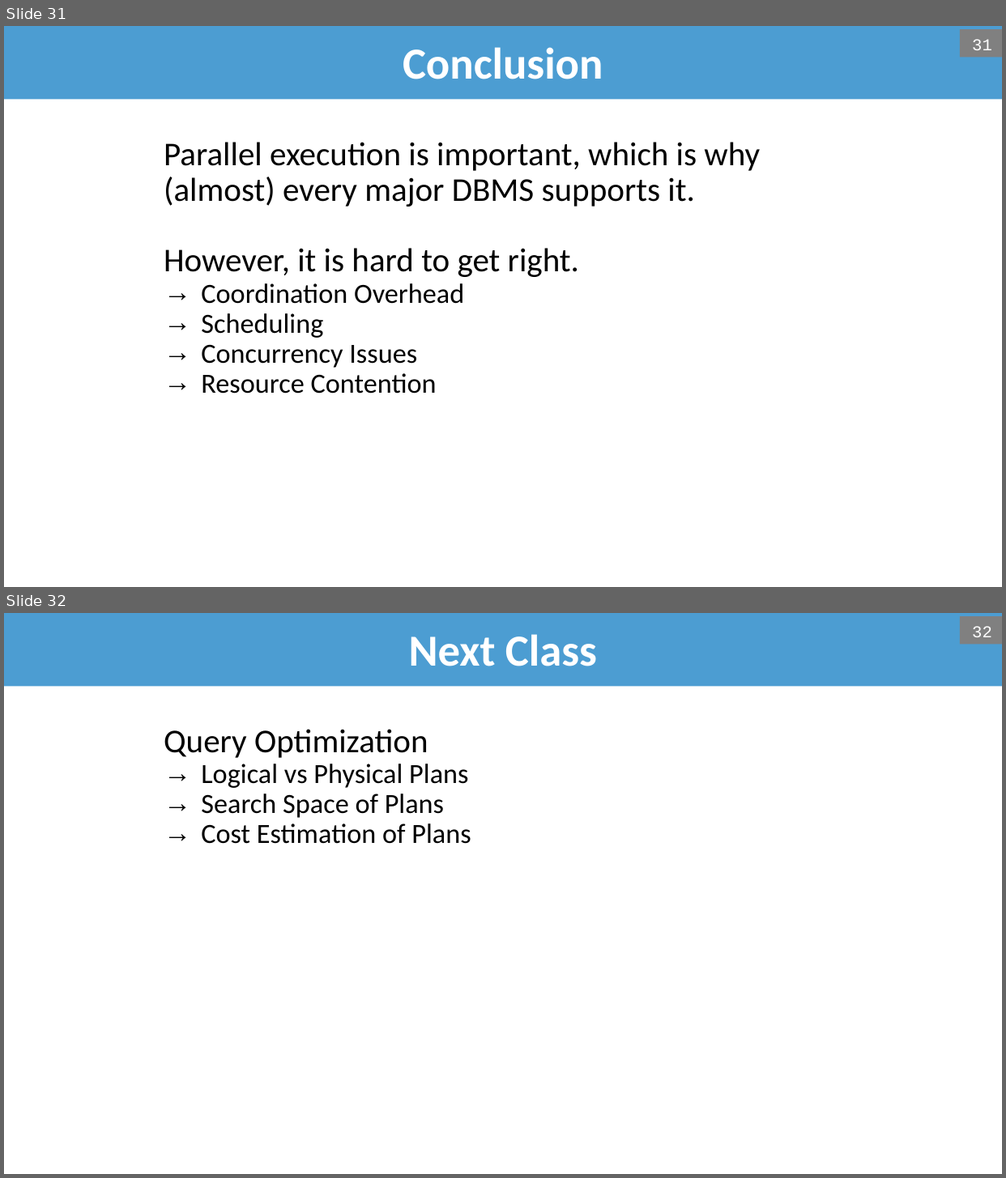
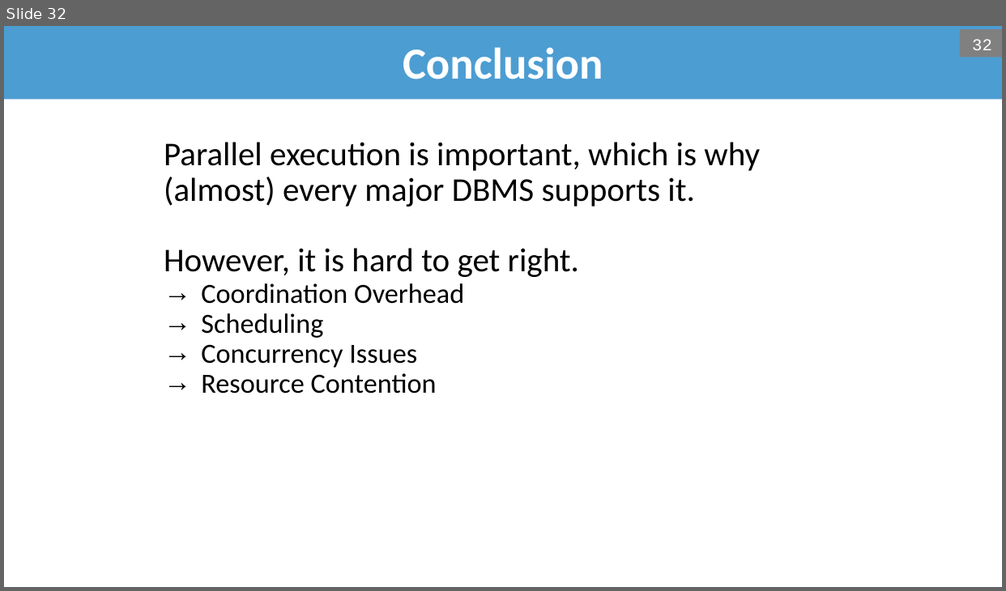
Before and after one commit to bsb20/bsb20.github.io, a slide deck: docs/421_f26/lectures/L14_parallel_execution.pptx. Shown one above the other, each under a label of ours: slides 31 and 32 before the commit, slide 32 after it. The pictures are 1006x1178 and 1006x591 pixels, drawn with LibreOffice and Linux fonts; fonts in the diff are those of the drawing; background and template pictures are left out. Boxes give left, top, right and bottom in pixels: in the first picture for what was removed or moved away, otherwise in the second. Text is boxed around its words. In the diff, an @@ line names an element or a change of style, - is before the commit and + after.

```diff
--- a/docs/421_f26/lectures/L14_parallel_execution.pptx
+++ b/docs/421_f26/lectures/L14_parallel_execution.pptx
@@ slide 32 removed at (4, 613, 1002, 1174), background #FFFFFF @@
@@ title removed at (4, 613, 1002, 686) @@
-Next Class
@@ page number removed at (960, 616, 1002, 644) @@
-32
@@ text removed at (164, 729, 471, 844) @@
-Query Optimization
-  → Logical vs Physical Plans
-  → Search Space of Plans
-  → Cost Estimation of Plans
@@ what was slide 31 is now slide 32 @@
@@ page number at (972, 39, 992, 50): text changed @@
-31
+32
```
Also in this commit, not shown: 8 slides changed, 2 slides added, 1 other file.
